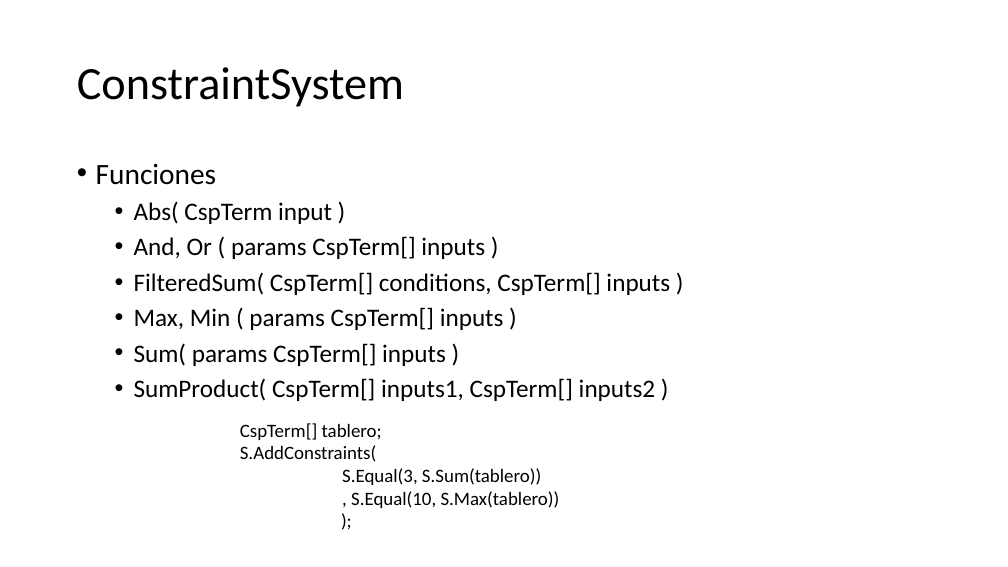
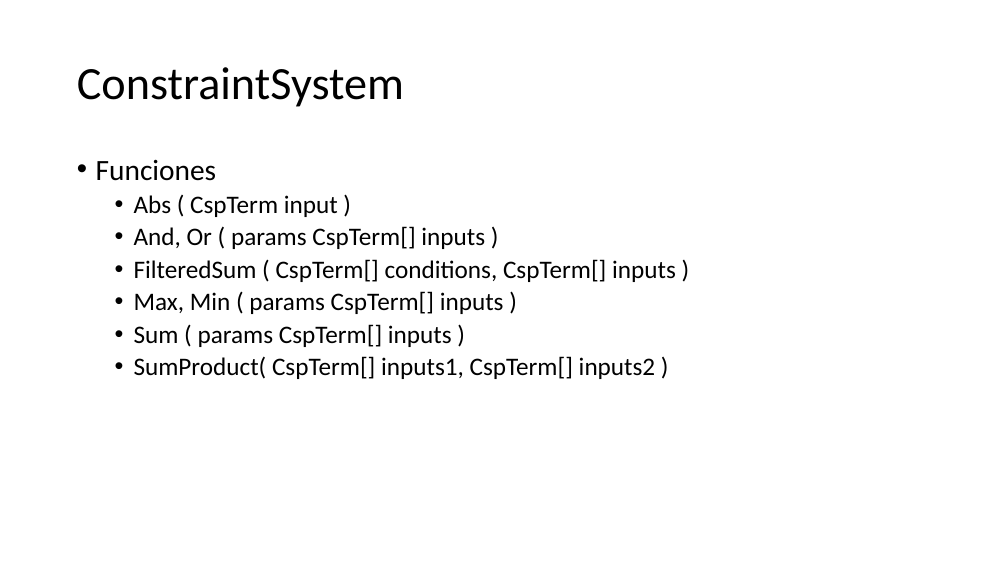
Before and after one commit to victordpc/ProgramacionRestricciones, a slide deck: slide 8 of Presentacion/Solver Foundation.pptx (slide 7 before the commit). Drawn at 1008x567 pixels with LibreOffice and Linux fonts; fonts in the diff are those of the drawing. Boxes give left, top, right and bottom in pixels: in the first picture for what was removed or moved away, otherwise in the second. Text is boxed around its words. In the diff, an @@ line names an element or a change of style, - is before the commit and + after.

```diff
--- a/Presentacion/Solver Foundation.pptx
+++ b/Presentacion/Solver Foundation.pptx
@@ text at [96,159,655,379]: line spacing 1 to 0.9 @@
@@ text at [134,195,338,217]: text changed @@
-  • Abs( CspTerm input )
+  • Abs ( CspTerm input )
@@ text at [134,259,676,282]: text changed @@
-  • FilteredSum( CspTerm[] conditions, CspTerm[] inputs )
+  • FilteredSum ( CspTerm[] conditions, CspTerm[] inputs )
@@ text at [134,324,452,347]: text changed @@
-  • Sum( params CspTerm[] inputs )
+  • Sum ( params CspTerm[] inputs )
@@ text removed at [240,423,560,508] @@
-CspTerm[] tablero;
-S.AddConstraints(
-S.Equal(3, S.Sum(tablero))
-, S.Equal(10, S.Max(tablero))
-);
```
Also in this commit, not shown: 5 other slides changed, 1 slide added.
